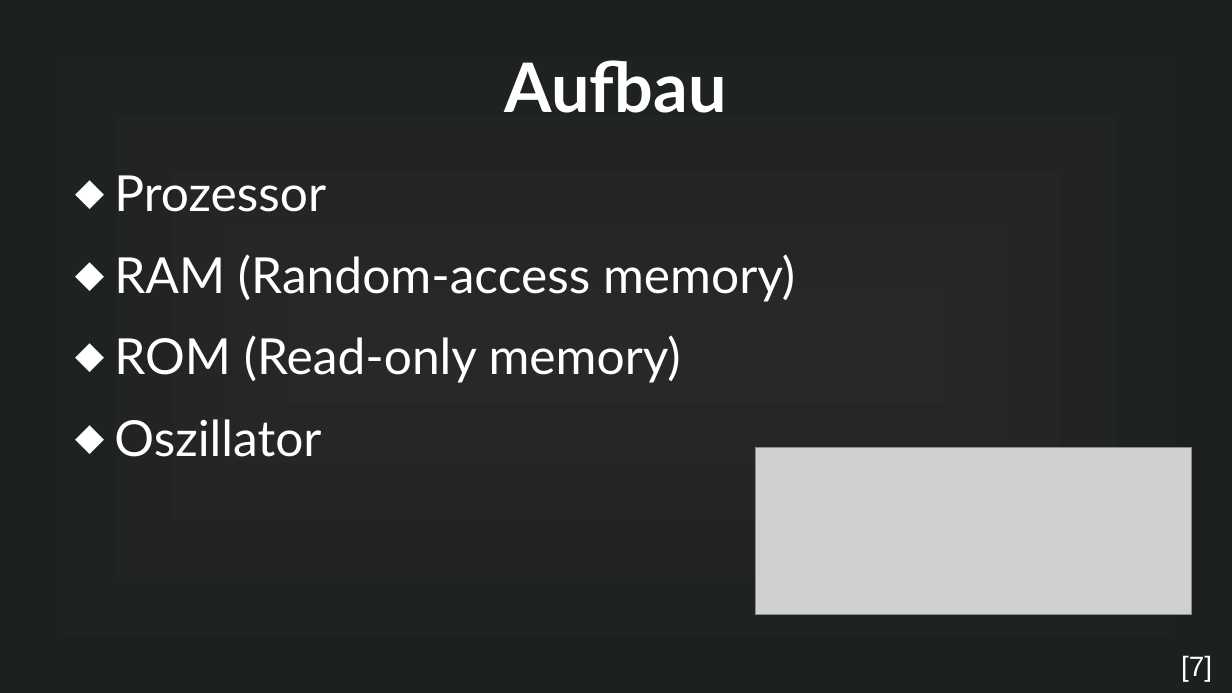
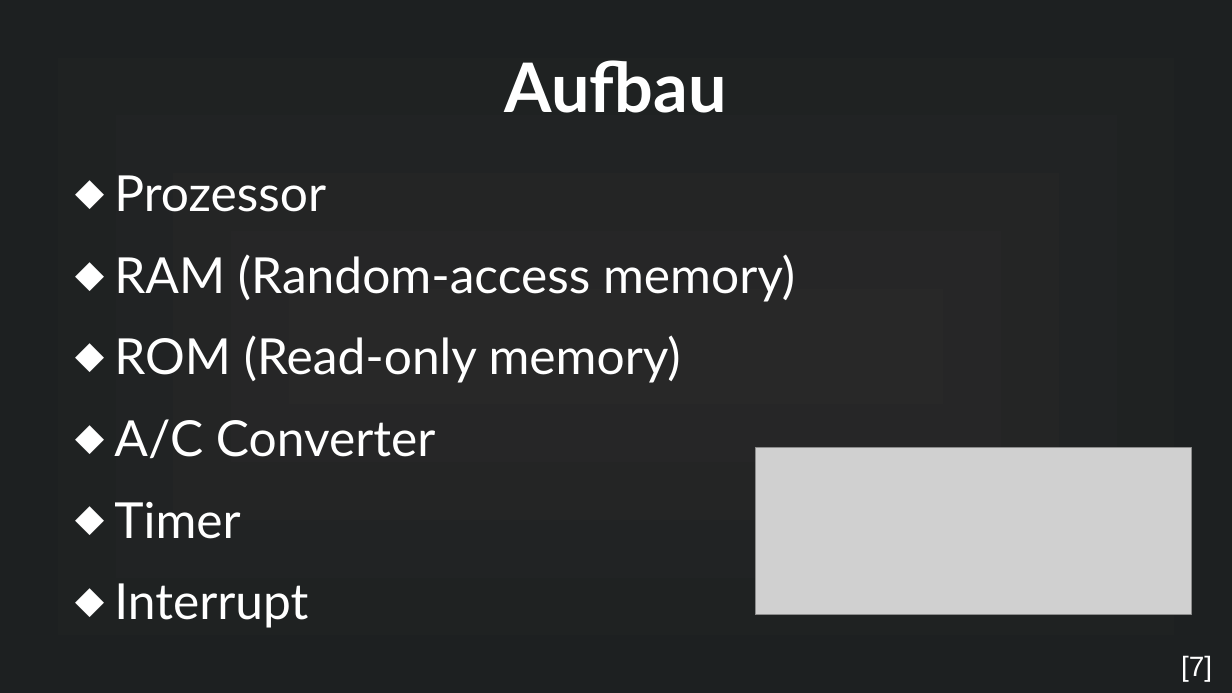
Before and after one commit to MuffinKran24/IMP_GFS, a slide deck: slide 8 of Mikrocontroller_GFS.odp. Drawn at 1232x693 pixels with LibreOffice and Linux fonts; fonts in the diff are those of the drawing; grey boxes stand for pictures. Boxes give left, top, right and bottom in pixels: in the first picture for what was removed or moved away, otherwise in the second. Text is boxed around its words. In the diff, an @@ line names an element or a change of style, - is before the commit and + after.

```diff
--- a/Mikrocontroller_GFS.odp
+++ b/Mikrocontroller_GFS.odp
@@ text at bbox=[114, 419, 435, 628]: text changed @@
-⬥ Oszillator
+⬥ A/C Converter
+⬥ Timer
+⬥ Interrupt
```
Also in this commit, not shown: 4 slides added, 2 slides removed, 7 other files.
